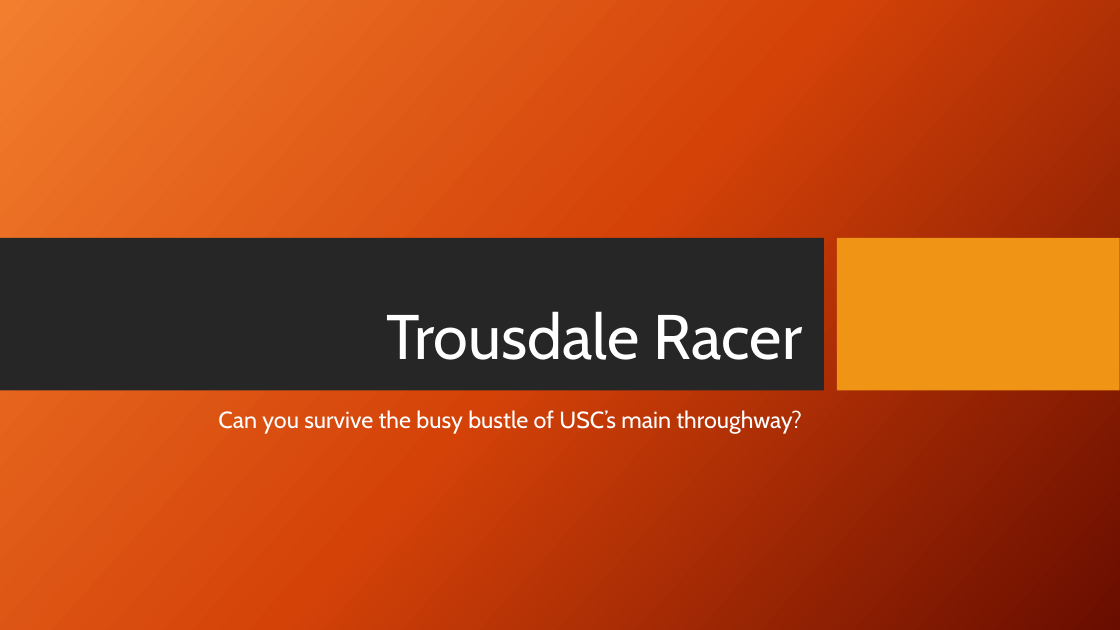
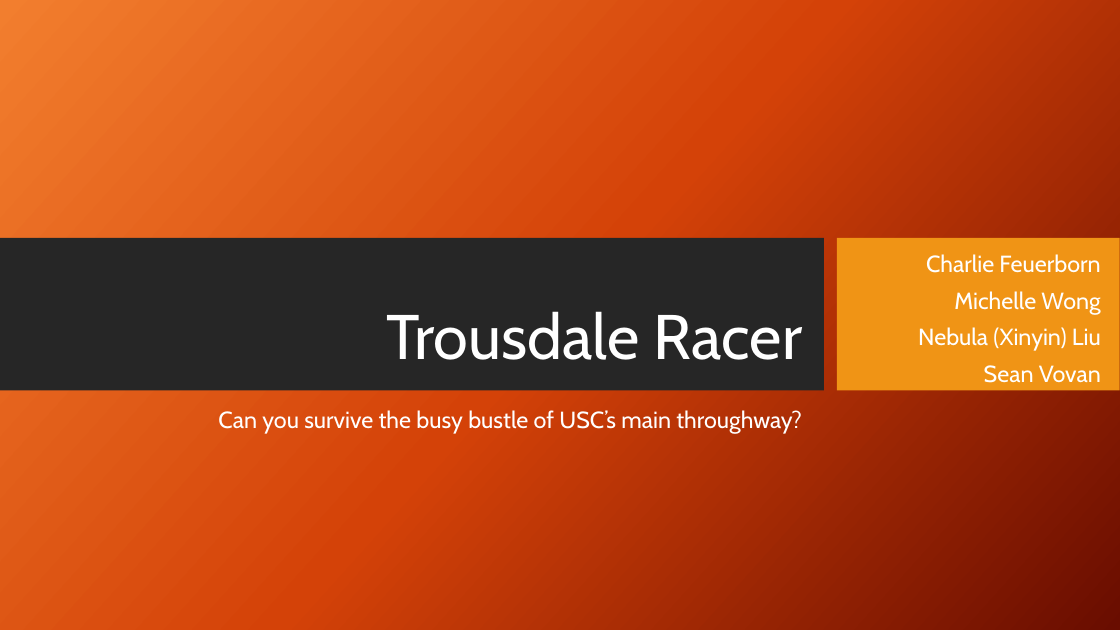
Before and after one commit to cfireborn/cfireborn.github.io, a slide deck: slide 1 of randy/Mockup Photos/Trousdale Racer Development Deck.pptx. Drawn at 1120x630 pixels with LibreOffice and Linux fonts; fonts in the diff are those of the drawing; background and template pictures are left out. Boxes give left, top, right and bottom in pixels: in the first picture for what was removed or moved away, otherwise in the second. Text is boxed around its words. In the diff, an @@ line names an element or a change of style, - is before the commit and + after.

```diff
--- a/randy/Mockup Photos/Trousdale Racer Development Deck.pptx
+++ b/randy/Mockup Photos/Trousdale Racer Development Deck.pptx
@@ text added at [918,254,1101,383], 20 pt, text #FFFFFF @@
+Charlie Feuerborn
+Michelle Wong
+Nebula (Xinyin) Liu
+Sean Vovan
```
Also in this commit, not shown: 4 other files.
